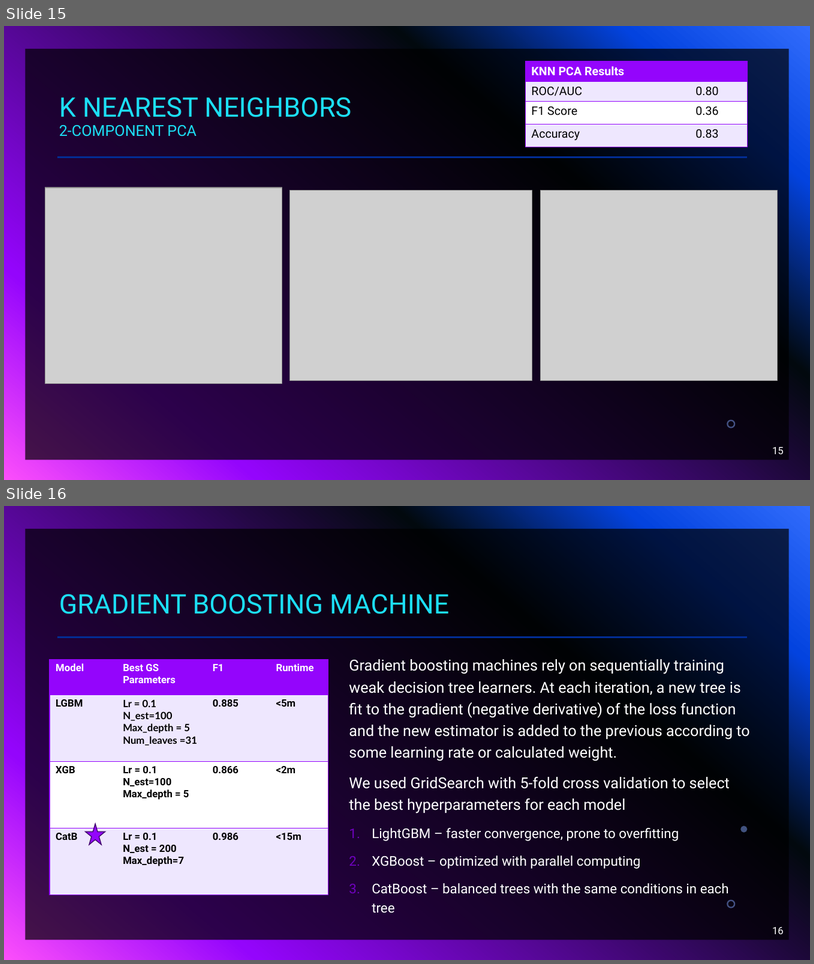
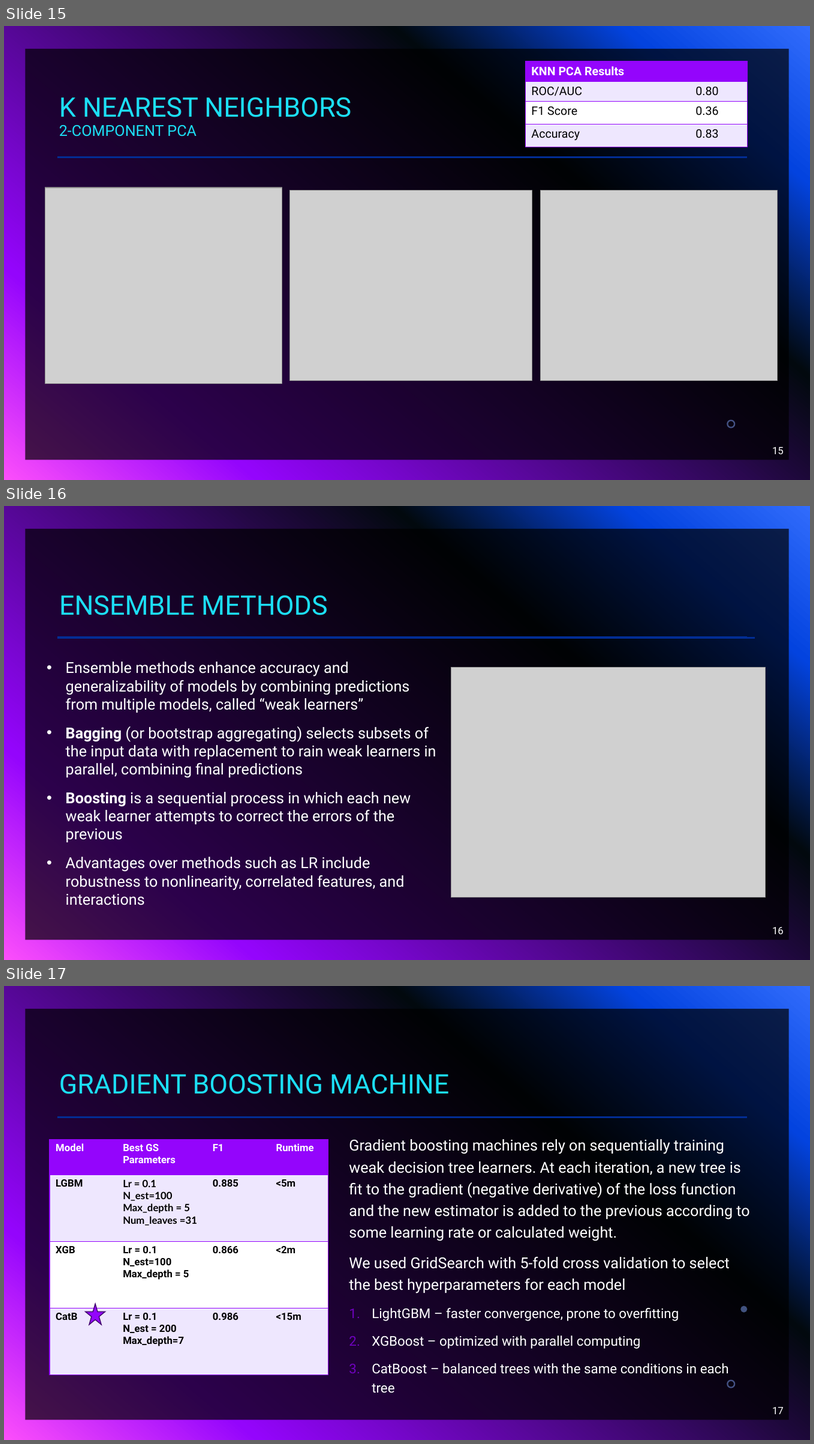
Before and after one commit to erin-valdes/EN625.742_group_project, a slide deck: Presentation_Final_V3.pptx. Shown one above the other, each under a label of ours: slides 15 and 16 before the commit, slides 15, 16 and 17 after it. The pictures are 814x964 and 814x1444 pixels, drawn with LibreOffice and Linux fonts; fonts in the diff are those of the drawing; grey boxes stand for pictures. Boxes give left, top, right and bottom in pixels: in the first picture for what was removed or moved away, otherwise in the second. Text is boxed around its words. In the diff, an @@ line names an element or a change of style, - is before the commit and + after.

```diff
--- a/Presentation_Final_V3.pptx
+++ b/Presentation_Final_V3.pptx
@@ slide 16 added at [4, 506, 810, 960], background gradient #316CFC to #0343DF to #02090E to #9405FC to #FC4EFB; not listed: 2 template elements that a slide beside it also shows @@
@@ title added at [59, 595, 327, 615], 32 pt, text #1CDFF5 @@
+ENSEMBLE METHODS
@@ line added from (57, 638) to (755, 638), #9405FC 2 pt @@
@@ text added at [66, 661, 437, 905], 18 pt, text #FFFFFF @@
+• Ensemble methods enhance accuracy and generalizability of models by combining predictions from multiple models, called “weak learners”
+• Bagging (or bootstrap aggregating) selects subsets of the input data with replacement to rain weak learners in parallel, combining final predictions
+• Boosting is a sequential process in which each new weak learner attempts to correct the errors of the previous
+• Advantages over methods such as LR include robustness to nonlinearity, correlated features, and interactions
@@ picture added at [452, 667, 766, 897] @@
@@ page number added at [773, 927, 784, 934], 12 pt, text #FFFFFF @@
+16
@@ what was slide 16 is now slide 17 @@
@@ page number at [773, 1407, 784, 1414]: text changed @@
-16
+17
```
